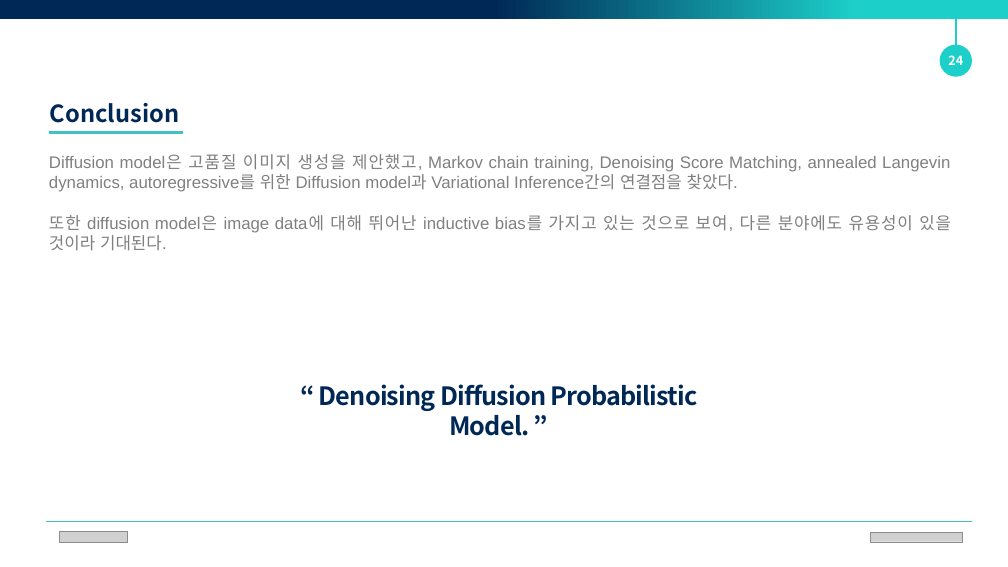
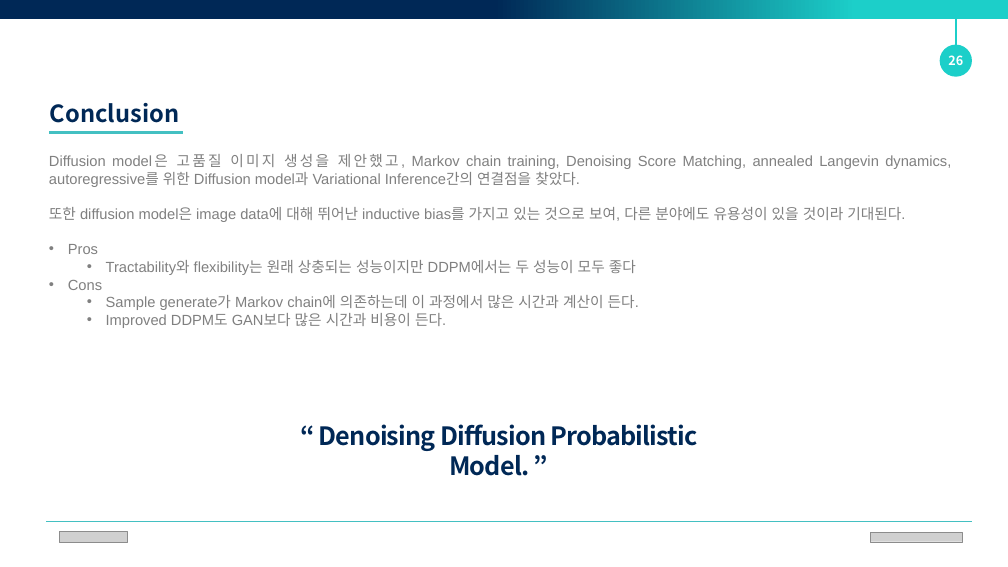
Before and after one commit to Nakkwan/Nakkwan.github.io, a slide deck: slide 26 of ppt/DDPM.pptx. Drawn at 1008x567 pixels with LibreOffice and Linux fonts; fonts in the diff are those of the drawing; grey boxes stand for pictures. Boxes give left, top, right and bottom in pixels: in the first picture for what was removed or moved away, otherwise in the second. Text is boxed around its words. In the diff, an @@ line names an element or a change of style, - is before the commit and + after.

```diff
--- a/ppt/DDPM.pptx
+++ b/ppt/DDPM.pptx
@@ text in ellipse at bbox=[948, 55, 963, 65]: text changed @@
-24
+26
@@ text at bbox=[49, 154, 951, 222]: size 32 to 28 pt in "Diffusion model은 고품질 이미지 생성을 제안했고, Markov ...", "또한 diffusion model은 image data에 대해 뛰어난 ..." @@
@@ text at bbox=[68, 244, 639, 328]: paragraphs added @@
+• Pros
+  • Tractability와 flexibility는 원래 상충되는 성능이지만 DDPM에서는 두 성능이 모두 좋다
+• Cons
+  • Sample generate가 Markov chain에 의존하는데 이 과정에서 많은 시간과 계산이 든다.
+  • Improved DDPM도 GAN보다 많은 시간과 비용이 든다.
@@ text "“ Denoising Diffusion Probabilistic Model. ...": place and size @@
-text "“ Denoising Diffusion Probabilistic Model. ..." at bbox=[319, 384, 697, 436]
+text "“ Denoising Diffusion Probabilistic Model. ..." at bbox=[319, 424, 697, 476]
```
Also in this commit, not shown: 12 other slides changed, 1 slide added, 1 slide removed, 2 other files.
